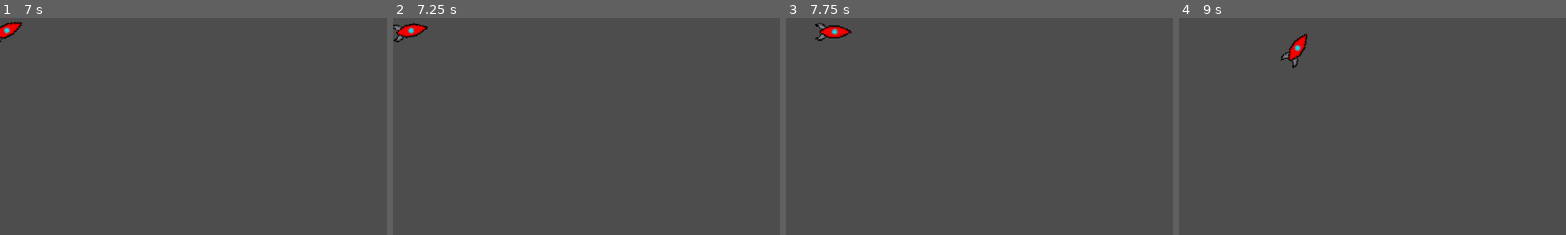
Above: before the commit, frames 1-4 (left to right).
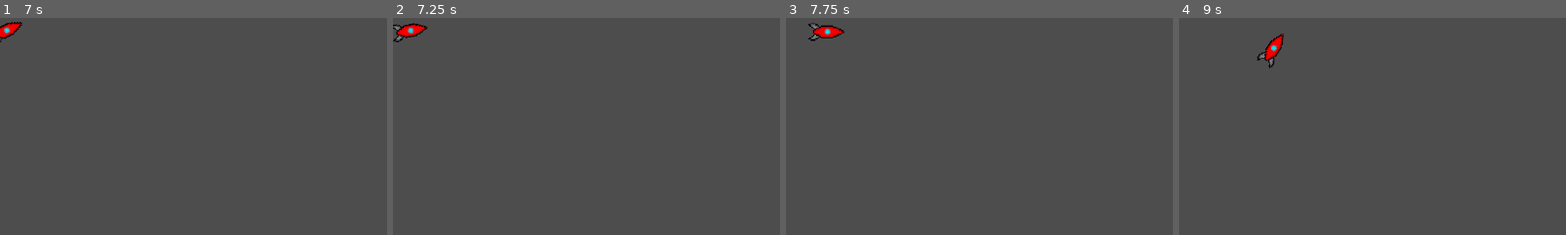
Above: after the commit, the same moments.

Repository: MissionToPsyche-Iridium/iridium_21k_web_game-byu-i
Game: Godot game, scene res://hard_player.tscn
The game is run twice, just before and just after one commit, with the same random seed, the same clock (stepped at 60 frames per second) and the same inputs. This scene is started directly instead of the project's main scene.
Inputs (mouse positions are % of the whole screen's width and height, from its top left):
- Up to frame 1 (7 s): tap Enter at 0.5, 2.75, 5.75 s; move the mouse to (45, 70) at 0.52 s; hold A (A) 0.53-1.28 s; hold Up (ui_up) 0.53-2.03 s; click (45, 70) at 0.67 s; move the mouse to (80, 65) at 1.27 s; tap D (D) at 1.35 s; tap Space (Spacebar) at 2, 3.5, 5.85 s; move the mouse to (20, 35) at 2.02 s; hold Space (Spacebar) 2.03-2.78 s; hold Left (ui_left) 2.03-4.28 s; move the mouse to (55, 50) at 2.77 s; tap W (W) at 2.85 s; click (55, 50) at 2.92 s; move the mouse to (35, 25) at 3.52 s; press the mouse at (35, 25) at 3.53 s; move the mouse to (72, 45) at 4.27 s; release the mouse at (72, 45) at 4.28 s; hold Right (ui_right) 4.28-5.03 s; tap A (A) at 4.35 s; move the mouse to (30, 55) at 5.02 s; hold Up (ui_up) 5.03-5.78 s; hold D (D) 5.03-5.78 s; click (30, 55) at 5.17 s; move the mouse to (60, 28) at 5.77 s; hold Right (ui_right) from 5.78 s (still down); move the mouse to (45, 70) at 6.52 s; hold W (W) from 6.53 s (still down)
- Up to frame 2 (7.25 s): keep holding Right (ui_right); keep holding W (W)
- Up to frame 3 (7.75 s): keep holding Right (ui_right); move the mouse to (80, 65) at 7.27 s; release W (W) at 7.28 s; click (80, 65) at 7.35 s
- Up to frame 4 (9 s): move the mouse to (20, 35) at 8.02 s; release Right (ui_right) at 8.03 s; hold A (A) 8.03-8.78 s; hold Left (ui_left) from 8.03 s (still down); move the mouse to (55, 50) at 8.77 s; tap D (D) at 8.85 s
The pictures show only the part of the screen within x 0-50%, y 0-50%; the shares and areas given below are measured in that part.

Frame 1 is identical in both runs. In frame 2, less than 0.1% of the frame differs, in the area x 0-10%, y 2-11%; in frame 3, 0.5%; in frame 4, 0.9%, in the area x 20-34%, y 7-24%.

Commit message:
altered hard lander top speeds

Diff:
--- a/SpaceShuttle/hard_player.gd
+++ b/SpaceShuttle/hard_player.gd
@@ -3,8 +3,8 @@
 var ShipVelocity = Vector2()
 var MaxSpeedYPositive = .9
 var MaxSpeedYNegative = -.9
-var MaxSpeedXPositive = 2
-var MaxSpeedXNegative = -2
+var MaxSpeedXPositive = 1.2
+var MaxSpeedXNegative = -1.2
 var gravity = .005
 var thrusterPower = .2
 var accelerationLeft = .05
@@ -108,7 +108,7 @@
 		canBeHit = false
 		if rotation_degrees > 60 or rotation_degrees < -60:
 			destroy_rocket("landedSideways")
-		elif ShipVelocity.y > 1.49 and difficulty == "Hard":
+		elif ShipVelocity.y > .9 and difficulty == "Hard":
 			destroy_rocket("hardHit")
 		else:
 			rotation_degrees = 0
